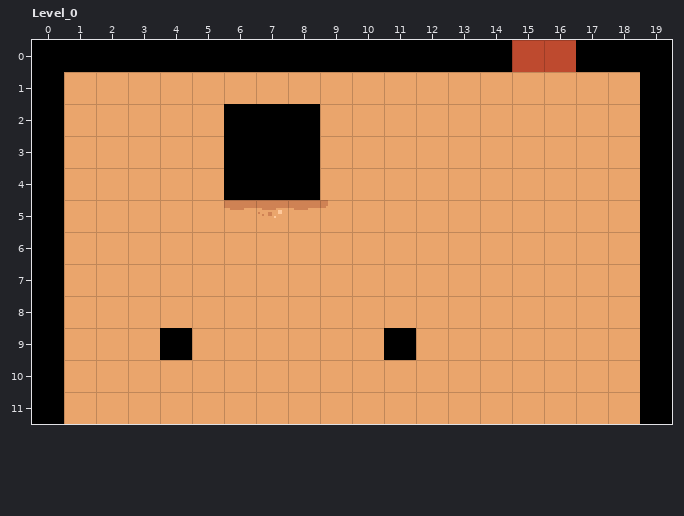
One commit to this LDtk project: ggj-2026.ldtk. That is the earlier state.
Cells are 16x16 px. Shown: Level_0 x 0..19, y 0..11. The commit also changed other parts of the map, which this record leaves out.
The result:
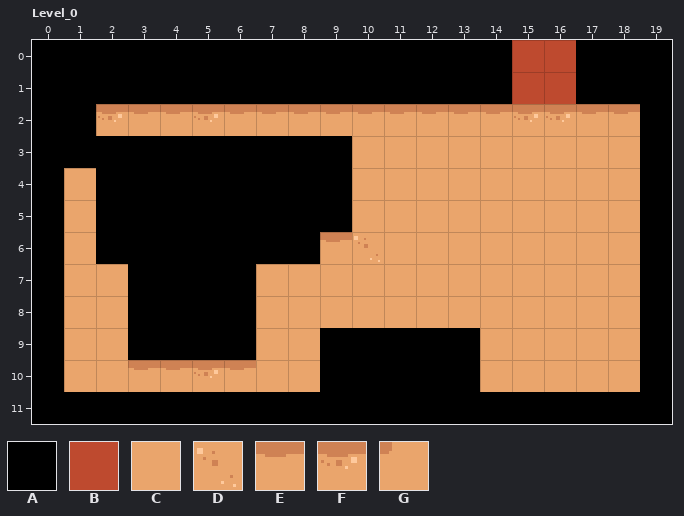
Key: from "IntGrid": A 1 "wall", B 2 "door"; from "Tilemap_packed": C 48, D 49, E 50, F 51, G 53.
_ is an empty cell, # one hidden under a higher layer.
Tiles replaced or removed in this view: A, C, E, F, G.
Difference:
Changed rows in their new state; . is an unchanged cell.
Layer "Tiles":
first column x 1:
 1 ##################
 2 #FEEFEEEEEEEEEFFEE
 3 #####...#.........
 4 .####...#.........
 5 .########.........
 6 .#######ED........
 7 ..####............
 8 ..####............
 9 ..#.##..##.##.....
10 ..EEFE..#####.....
11 ##################
Layer "IntGrid":
first column x 1:
 1 AAAAAAAAAAAAAABBAA
 2 A....___..........
 3 AAAAA...A.........
 4 .AAAA...A.........
 5 .AAAAAAAA.........
 6 .AAAAAAA..........
 7 ..AAAA............
 8 ..AAAA............
 9 ..A.AA..AA.AA.....
10 ........AAAAA.....
11 AAAAAAAAAAAAAAAAAA
Changed places in both pictures, as pixel boxes (x1, y1, x2, y2):
changed: (64, 72, 640, 424)
